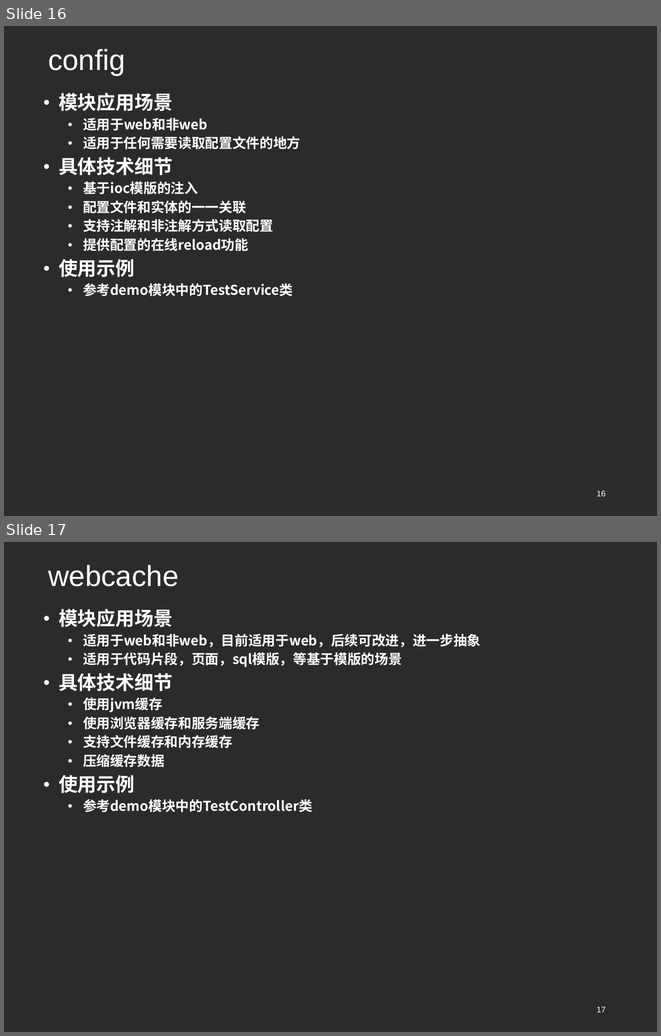
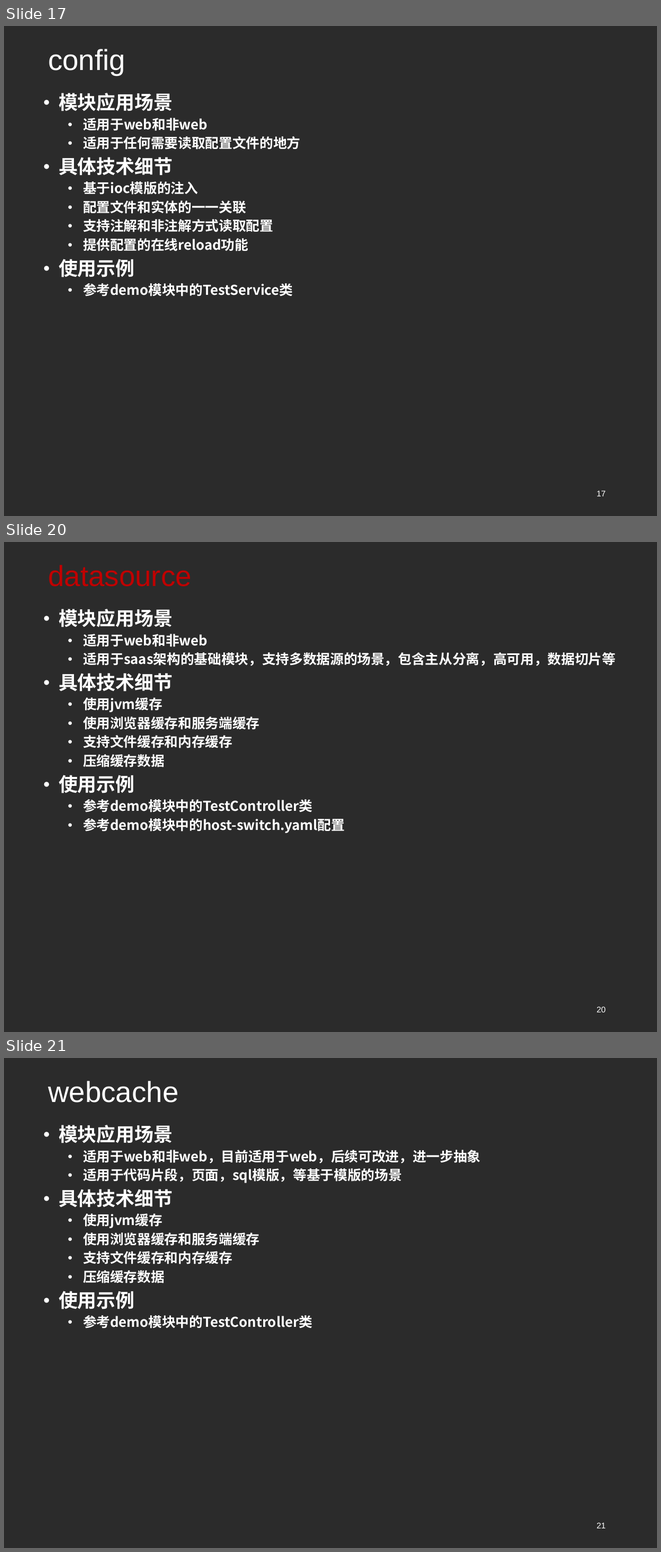
Before and after one commit to wlzsoft/simplify-framework, a slide deck: src/doc/simplify框架预演稿20161116.ppt. Shown one above the other, each under a label of ours: slides 16 and 17 before the commit, slides 17, 20 and 21 after it; the slides between them are not shown. The pictures are 661x1036 and 661x1552 pixels, drawn with LibreOffice and Linux fonts; fonts in the diff are those of the drawing; background and template pictures are left out; a plain dark background stands for a picture behind light text. Boxes give left, top, right and bottom in pixels: in the first picture for what was removed or moved away, otherwise in the second. Text is boxed around its words. In the diff, an @@ line names an element or a change of style, - is before the commit and + after.

```diff
--- a/src/doc/simplify框架预演稿20161116.ppt
+++ b/src/doc/simplify框架预演稿20161116.ppt
@@ slide 20 added at box(4, 542, 657, 1032), background picture (left out) @@
@@ title added at box(48, 565, 192, 587), 32 pt, text #C00000 @@
+datasource
@@ subtitle added at box(59, 609, 616, 833), 15 pt, text #FFFFFF, bold @@
+● 模块应用场景
+  ● 适用于web和非web
+  ● 适用于saas架构的基础模块，支持多数据源的场景，包含主从分离，高可用，数据切片等
+● 具体技术细节
+  ● 使用jvm缓存
+  ● 使用浏览器缓存和服务端缓存
+  ● 支持文件缓存和内存缓存
+  ● 压缩缓存数据
+● 使用示例
+  ● 参考demo模块中的TestController类
+  ● 参考demo模块中的host-switch.yaml配置
@@ page number added at box(597, 1006, 606, 1012), 9 pt, text #FFFFFF @@
+20
@@ what was slide 16 is now slide 17 @@
@@ page number at box(597, 490, 606, 496): text changed @@
-16
+17
@@ what was slide 17 is now slide 21 @@
@@ page number at box(597, 1522, 606, 1528): text changed @@
-17
+21
```
Also in this commit, not shown: 6 slides changed, 5 other slides added, 1 slide removed.
